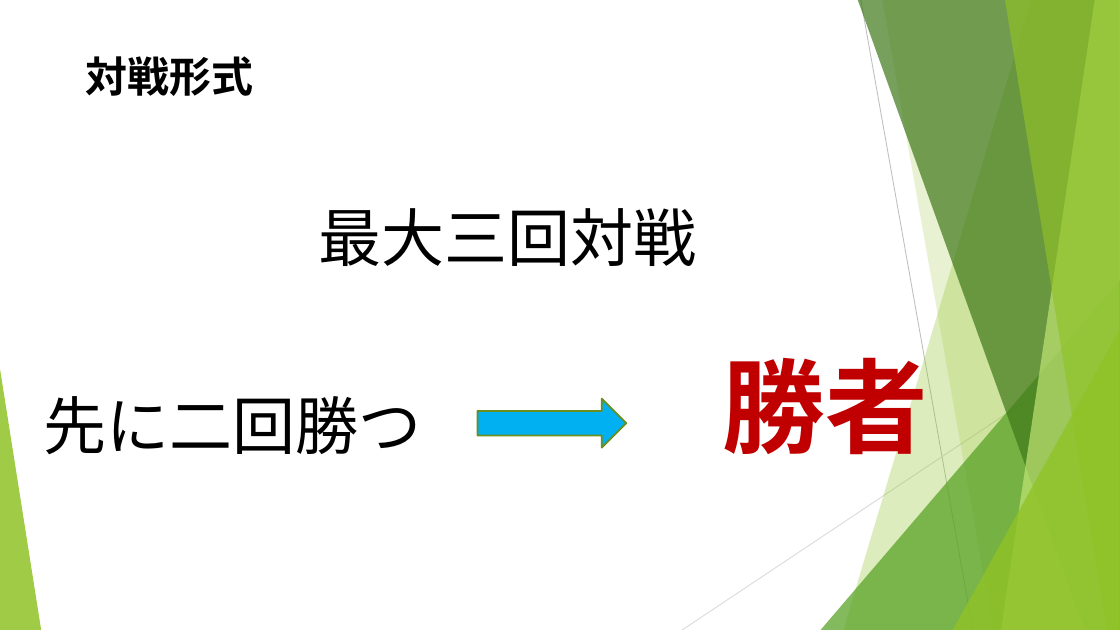
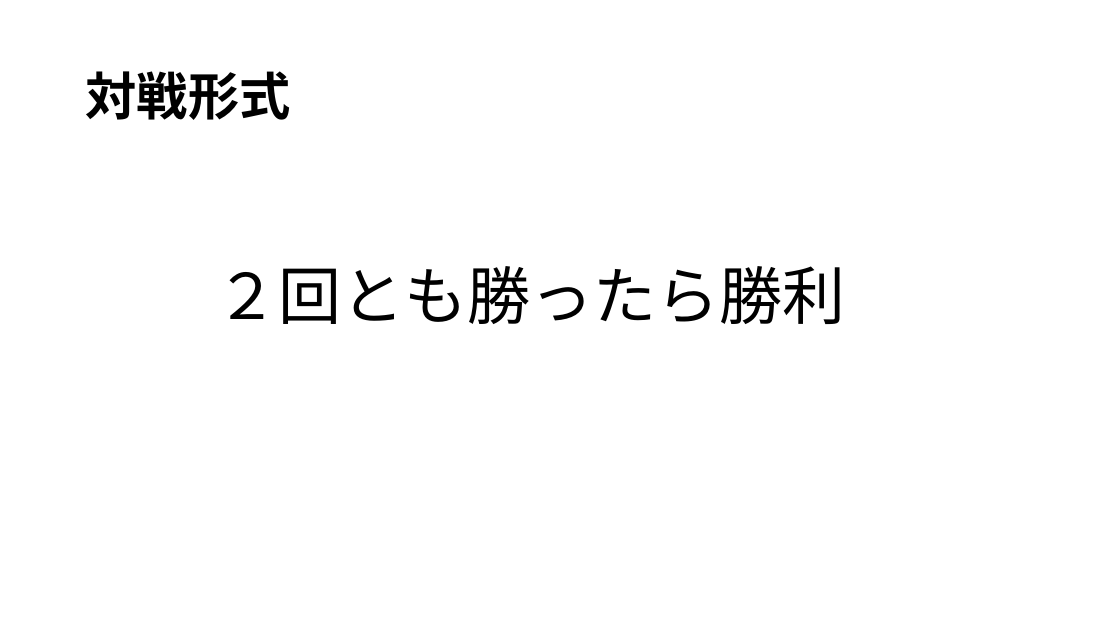
Before and after one commit to noko1024/ChaserDoc, a slide deck: slide 16 of New_U-16.pptx (slide 17 before the commit). Drawn at 1120x630 pixels with LibreOffice and Linux fonts; fonts in the diff are those of the drawing. Boxes give left, top, right and bottom in pixels: in the first picture for what was removed or moved away, otherwise in the second. Text is boxed around its words. In the diff, an @@ line names an element or a change of style, - is before the commit and + after.

```diff
--- a/New_U-16.pptx
+++ b/New_U-16.pptx
@@ title "対戦形式" at <box>86,71,291,120</box>: size 36 to 44 pt, font Cabin to Noto Sans CJK JP; line spacing 1 to 0.9; vertical alignment top to middle @@
@@ text removed at <box>318,208,696,266</box> @@
-最大三回対戦
@@ text added at <box>215,266,845,324</box>, 54 pt, text #000000 @@
+２回とも勝ったら勝利
@@ text removed at <box>723,340,928,471</box> @@
-勝者
@@ group removed at <box>0,0,1120,630</box>: 5 freeform shapes, 3 triangles, 2 lines @@
@@ text removed at <box>43,396,421,454</box> @@
-先に二回勝つ
@@ right arrow removed at <box>477,399,626,448</box> @@
```
Also in this commit, not shown: 18 other slides changed, 1 slide added, 3 slides removed.
